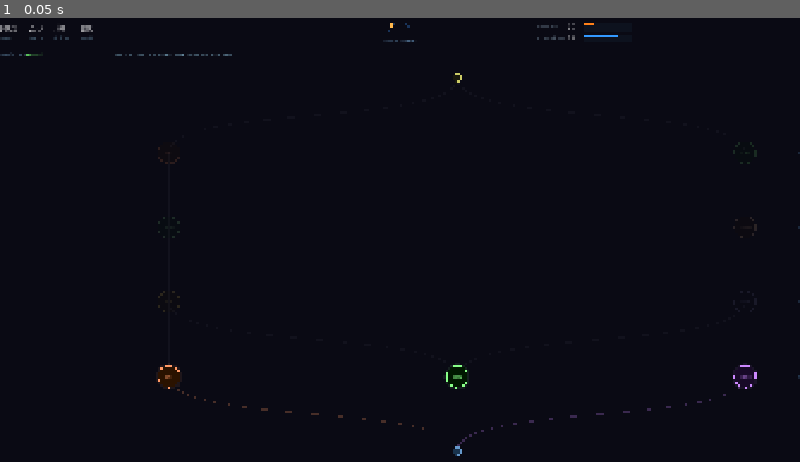
Above: before the commit, frame 1.
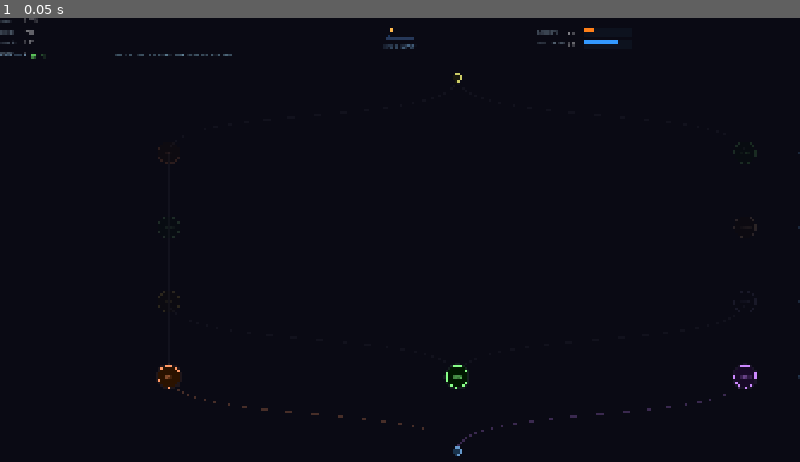
Above: after the commit, the same moment.

Repository: mcgrj/deadreckoning
Game: Godot game, scene res://src/ui/RunScene.tscn
Same seed, same stepped clock (60 frames per second), same inputs: the game is played once before the commit and once after it. This scene is started directly instead of the project's main scene.
Inputs:
- Up to frame 1 (0.05 s): no input

The runs differ from the first frame. In frame 1, 0.4% of the frame differs, in the area x 0-78%, y 0-10%.

Commit message:
fix: log newest-first, supply stats layout, route completion
LogPanel:
- Entries now prepend (newest at top, no auto-scroll needed)
- _add_entry_node uses move_child(hbox, 0) for prepend
- _trim_rendered trims from tail (oldest) not head
- Font sizes increased: message 13→14px, source 10→11px, tick 11→12px
- Removed _user_scrolled, _scroll_pending, _on_scroll_changed, _auto_scroll
- Header font 11→13px; entry separation 3→5px

StatsBar:
- SHIP/FOOD/WATER/RUM left section changed from horizontal VBox-per-stat
  to vertical stack of label+value rows — same visual style as BURDEN/COMMAND
- Each row: fixed-width label (52px) + value, matching right-side alignment

RouteMapNode:
- _gui_input emits null when _route.is_complete() — lets RunScene detect and
  transition even if user clicks the map after final node arrival

RunScene:
- _on_incident_resolved now checks _route.is_complete() and triggers
  expedition-complete transition when the post-arrival incident resolves

Co-Authored-By: Claude Sonnet 4.6 <noreply@anthropic.com>

Diff:
--- a/game/src/ui/LogPanel.gd
+++ b/game/src/ui/LogPanel.gd
@@ -1,5 +1,5 @@
 # LogPanel.gd
-# Left panel, fixed width ~270px. Append-only log feed. Never cleared mid-run.
+# Left panel, fixed width ~270px. Prepend log feed — newest entries at top.
 # append_tick_entries(log, tick) — adds entries from that tick onward.
 # append_latest(log) — catches up to any new entries since last append.
 # get_all_entries() — exposes full history for ContentDebugScene log tab.
@@ -13,8 +13,6 @@
 var _all_entries: Array[Dictionary] = []
 var _entry_container: VBoxContainer
 var _scroll: ScrollContainer
-var _user_scrolled: bool = false
-var _scroll_pending: bool = false
 
 
 func _ready() -> void:
@@ -33,24 +31,23 @@
 
 	var title_lbl := Label.new()
 	title_lbl.text = "SHIP'S LOG"
-	title_lbl.add_theme_font_size_override("font_size", 11)
+	title_lbl.add_theme_font_size_override("font_size", 13)
 	title_lbl.add_theme_color_override("font_color", Color(0.5, 0.7, 0.85))
 	header.add_child(title_lbl)
 
 	var live_lbl := Label.new()
 	live_lbl.text = "● LIVE"
-	live_lbl.add_theme_font_size_override("font_size", 11)
+	live_lbl.add_theme_font_size_override("font_size", 13)
 	live_lbl.add_theme_color_override("font_color", Color(0.35, 0.75, 0.35))
 	header.add_child(live_lbl)
 
 	_scroll = ScrollContainer.new()
 	_scroll.size_flags_vertical = Control.SIZE_EXPAND_FILL
 	vbox.add_child(_scroll)
-	_scroll.get_v_scroll_bar().value_changed.connect(_on_scroll_changed)
 
 	_entry_container = VBoxContainer.new()
 	_entry_container.size_flags_horizontal = Control.SIZE_EXPAND_FILL
-	_entry_container.add_theme_constant_override("separation", 3)
+	_entry_container.add_theme_constant_override("separation", 5)
 	_scroll.add_child(_entry_container)
 
 
@@ -61,7 +58,6 @@
 		_all_entries.append(entry)
 		_add_entry_node(entry)
 	_trim_rendered()
-	_auto_scroll()
 
 
 func append_latest(log: SimulationLog) -> void:
@@ -71,7 +67,6 @@
 		_all_entries.append(all[i])
 		_add_entry_node(all[i])
 	_trim_rendered()
-	_auto_scroll()
 
 
 func get_all_entries() -> Array[Dictionary]:
@@ -82,13 +77,15 @@
 	var hbox := HBoxContainer.new()
 	hbox.add_theme_constant_override("separation", 6)
 	_entry_container.add_child(hbox)
+	# Prepend: newest entry always appears at the top of the log
+	_entry_container.move_child(hbox, 0)
 
 	var tick_lbl := Label.new()
 	tick_lbl.text = str(entry.get("tick", 0))
 	tick_lbl.custom_minimum_size.x = 28
 	tick_lbl.horizontal_alignment = HORIZONTAL_ALIGNMENT_RIGHT
-	tick_lbl.add_theme_font_size_override("font_size", 11)
-	tick_lbl.add_theme_color_override("font_color", Color(0.35, 0.48, 0.62))
+	tick_lbl.add_theme_font_size_override("font_size", 12)
+	tick_lbl.add_theme_color_override("font_color", Color(0.38, 0.52, 0.66))
 	hbox.add_child(tick_lbl)
 
 	var content_vbox := VBoxContainer.new()
@@ -101,38 +98,24 @@
 
 	var src_lbl := Label.new()
 	src_lbl.text = source.to_upper()
-	src_lbl.add_theme_font_size_override("font_size", 10)
+	src_lbl.add_theme_font_size_override("font_size", 11)
 	src_lbl.add_theme_color_override("font_color", colors[0])
 	content_vbox.add_child(src_lbl)
 
 	var msg_lbl := Label.new()
 	msg_lbl.text = entry.get("message", "")
 	msg_lbl.autowrap_mode = TextServer.AUTOWRAP_WORD
-	msg_lbl.add_theme_font_size_override("font_size", 13)
+	msg_lbl.add_theme_font_size_override("font_size", 14)
 	msg_lbl.add_theme_color_override("font_color", colors[1])
 	content_vbox.add_child(msg_lbl)
 
 
 func _trim_rendered() -> void:
 	var children := _entry_container.get_children()
+	# Entries are prepended; trim from the BOTTOM (oldest entries are last)
 	var excess := children.size() - MAX_RENDERED_ENTRIES
 	for i in range(excess):
-		children[i].free()
-
-
-func _on_scroll_changed(value: float) -> void:
-	var sb := _scroll.get_v_scroll_bar()
-	_user_scrolled = value < sb.max_value - sb.page - 4.0
-
-
-func _auto_scroll() -> void:
-	if _user_scrolled or _scroll_pending:
-		return
-	_scroll_pending = true
-	await get_tree().process_frame
-	_scroll_pending = false
-	if is_instance_valid(_scroll):
-		_scroll.scroll_vertical = _scroll.get_v_scroll_bar().max_value
+		children[children.size() - 1 - i].free()
 
 
 # Tested in Stage7UITest
--- a/game/src/ui/RouteMapNode.gd
+++ b/game/src/ui/RouteMapNode.gd
@@ -111,8 +111,9 @@
 		return
 	if _route == null:
 		return
-	# While travelling, any click advances the tick (null signals "just advance").
-	if _route.is_travelling():
+	# While travelling or after final arrival, any click triggers advance.
+	# null tells RunScene to call _do_advance() without selecting a new node.
+	if _route.is_travelling() or _route.is_complete():
 		node_selected.emit(null)
 		get_viewport().set_input_as_handled()
 		return
--- a/game/src/ui/RunScene.gd
+++ b/game/src/ui/RunScene.gd
@@ -224,6 +224,13 @@
 	_refresh_breadcrumb()
 	if _state.run_end_reason != "":
 		_transition_to_run_end()
+	elif _route.is_complete():
+		# Incident fired at final node arrival — route finished, close out
+		_state.run_end_reason = "completed"
+		_log.log_event(_state.tick_count, "RunScene", "Expedition complete.", {})
+		_stats_bar.refresh(_state)
+		_log_panel.append_latest(_log)
+		_transition_to_run_end()
 
 
 func _transition_to_run_end() -> void:
--- a/game/src/ui/StatsBar.gd
+++ b/game/src/ui/StatsBar.gd
@@ -27,18 +27,17 @@
 	root_hbox.add_theme_constant_override("separation", 16)
 	add_child(root_hbox)
 
-	# Left: secondary stats — expand and centre vertically in the bar
-	var left := HBoxContainer.new()
+	# Left: supply stats — same row-per-stat layout as BURDEN/COMMAND
+	var left := VBoxContainer.new()
 	left.size_flags_horizontal = Control.SIZE_EXPAND_FILL
 	left.size_flags_vertical = Control.SIZE_SHRINK_CENTER
-	left.add_theme_constant_override("separation", 28)
-	left.alignment = BoxContainer.ALIGNMENT_BEGIN
+	left.add_theme_constant_override("separation", 6)
 	root_hbox.add_child(left)
 
-	_ship_val = _add_stat(left, "SHIP")
-	_food_val = _add_stat(left, "FOOD")
-	_water_val = _add_stat(left, "WATER")
-	_rum_val = _add_stat(left, "RUM")
+	_ship_val  = _add_stat_row(left, "SHIP")
+	_food_val  = _add_stat_row(left, "FOOD")
+	_water_val = _add_stat_row(left, "WATER")
+	_rum_val   = _add_stat_row(left, "RUM")
 
 	# Centre: world clock
 	var centre := HBoxContainer.new()
@@ -118,21 +117,23 @@
 	command_bg.add_child(_command_fill)
 
 
-func _add_stat(parent: HBoxContainer, key: String) -> Label:
-	var vbox := VBoxContainer.new()
-	vbox.add_theme_constant_override("separation", 2)
-	parent.add_child(vbox)
-
-	var val := Label.new()
-	val.text = "—"
-	val.add_theme_font_size_override("font_size", 18)
-	vbox.add_child(val)
+func _add_stat_row(parent: VBoxContainer, key: String) -> Label:
+	var row := HBoxContainer.new()
+	row.add_theme_constant_override("separation", 8)
+	parent.add_child(row)
 
 	var lbl := Label.new()
 	lbl.text = key
 	lbl.add_theme_font_size_override("font_size", 11)
-	lbl.add_theme_color_override("font_color", Color(0.45, 0.62, 0.72))
-	vbox.add_child(lbl)
+	lbl.add_theme_color_override("font_color", Color(0.55, 0.65, 0.72))
+	lbl.custom_minimum_size.x = 52
+	row.add_child(lbl)
+
+	var val := Label.new()
+	val.text = "—"
+	val.add_theme_font_size_override("font_size", 14)
+	val.custom_minimum_size.x = 36
+	row.add_child(val)
 
 	return val
 
